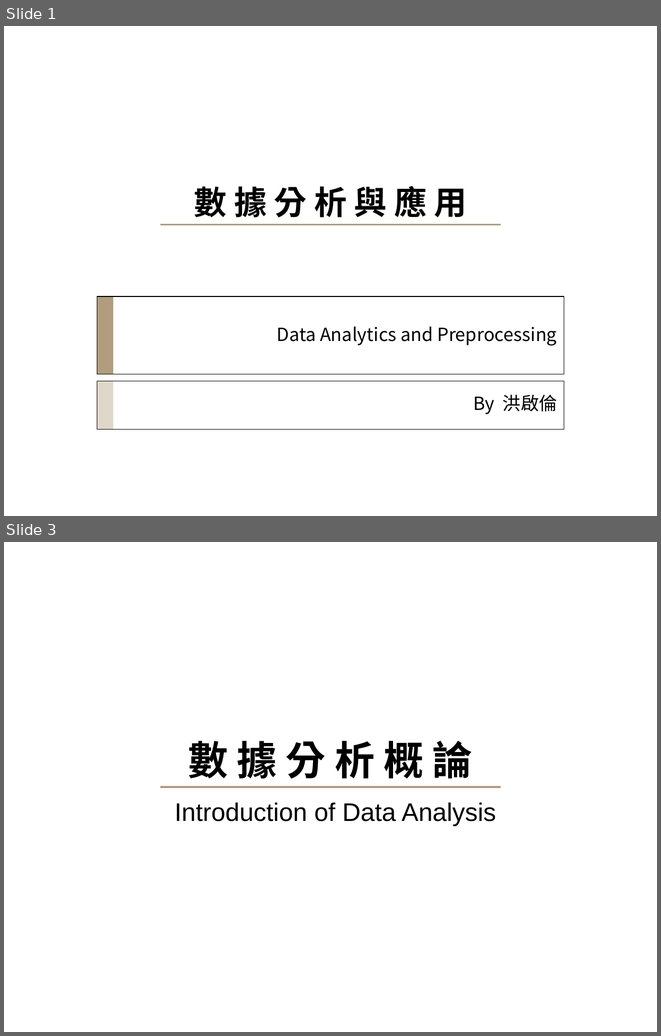
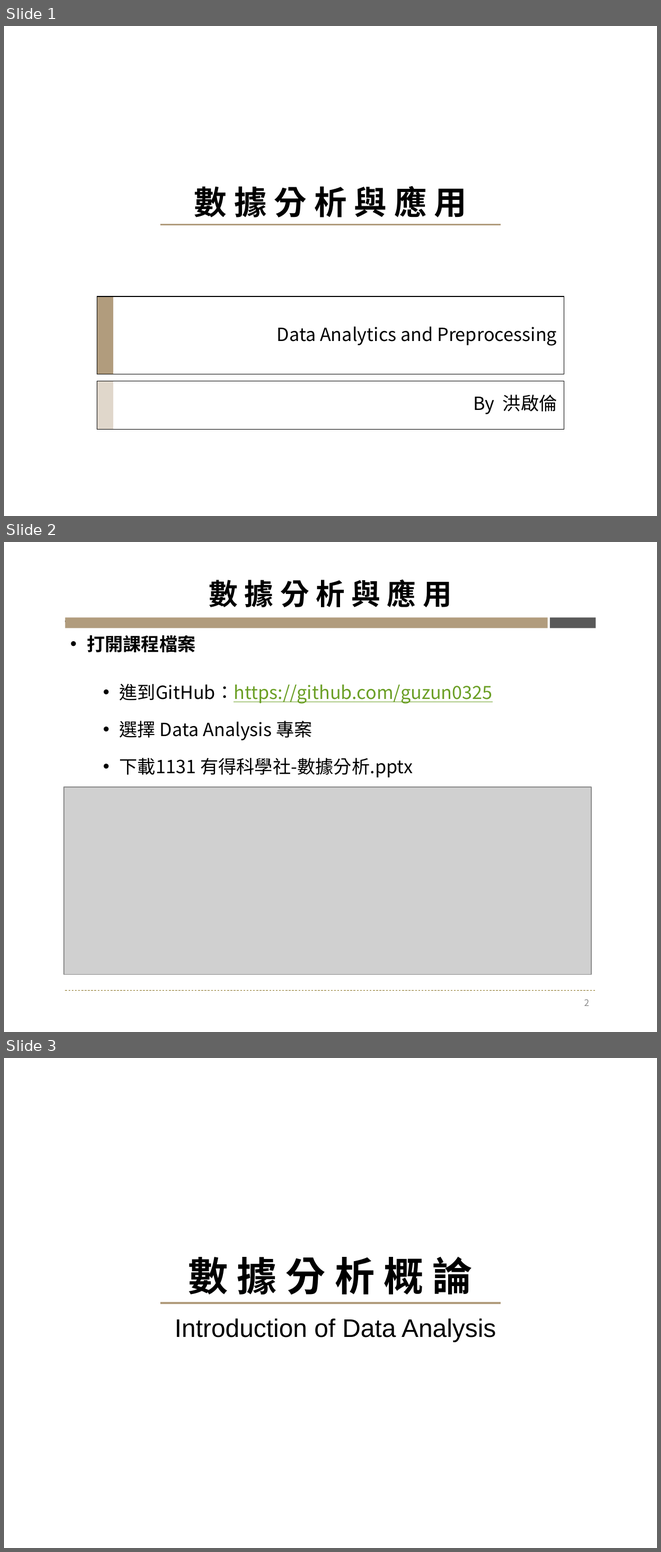
Before and after one commit to guzun0325/Data-Analysis, a slide deck: 1131 有得科學社-數據分析.pptx. Shown one above the other, each under a label of ours: slides 1 and 3 before the commit, slides 1, 2 and 3 after it; the slides between them are not shown. The pictures are 661x1036 and 661x1552 pixels, drawn with LibreOffice and Linux fonts; fonts in the diff are those of the drawing; grey boxes stand for pictures. Boxes give left, top, right and bottom in pixels: in the first picture for what was removed or moved away, otherwise in the second. Text is boxed around its words. In the diff, an @@ line names an element or a change of style, - is before the commit and + after.

```diff
--- a/1131 有得科學社-數據分析.pptx
+++ b/1131 有得科學社-數據分析.pptx
@@ slide 2 added at [4, 542, 657, 1032], background #FFFFFF @@
@@ title added at [209, 579, 452, 607], 32 pt, text #000000, bold @@
+數 據 分 析 與 應 用
@@ line added from (65, 621) to (475, 621), #404040 1.5 pt @@
@@ rectangle added at [65, 618, 548, 628], fill #B19C7D @@
@@ rectangle added at [550, 618, 595, 628], fill #595959 @@
@@ text added at [87, 635, 493, 777], 20 pt, text #000000 @@
+• 打開課程檔案
+  • 進到GitHub：https://github.com/guzun0325
+  • 選擇 Data Analysis 專案
+  • 下載1131 有得科學社-數據分析.pptx
@@ picture added at [64, 787, 592, 974] @@
@@ line added from (65, 990) to (595, 990), #826A12 0.5 pt dashed @@
@@ page number added at [584, 999, 590, 1006], 10 pt, text #8C8C8C @@
+2
```
Also in this commit, not shown: 1 slide changed, 2 other slides added.
